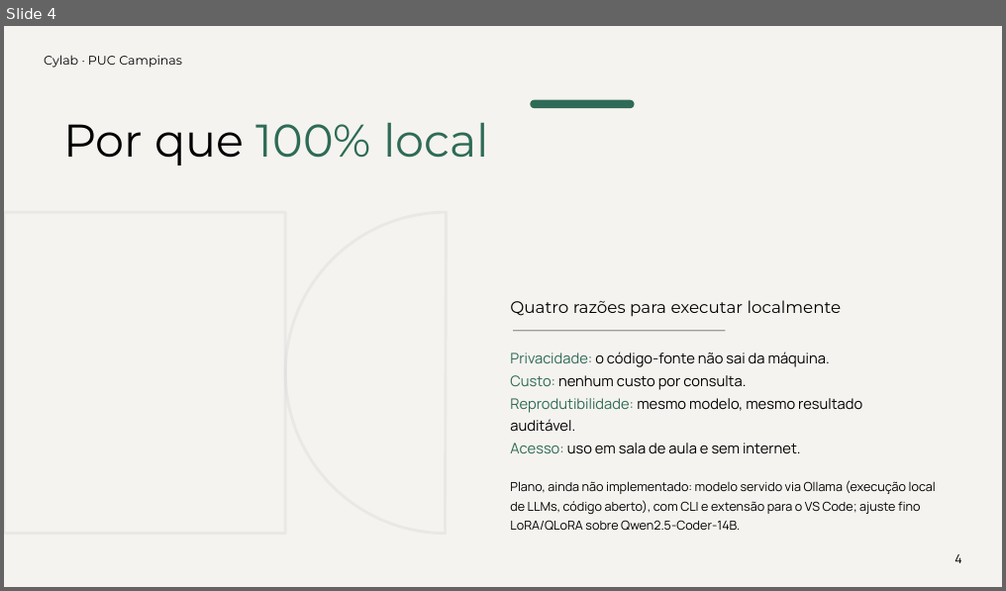
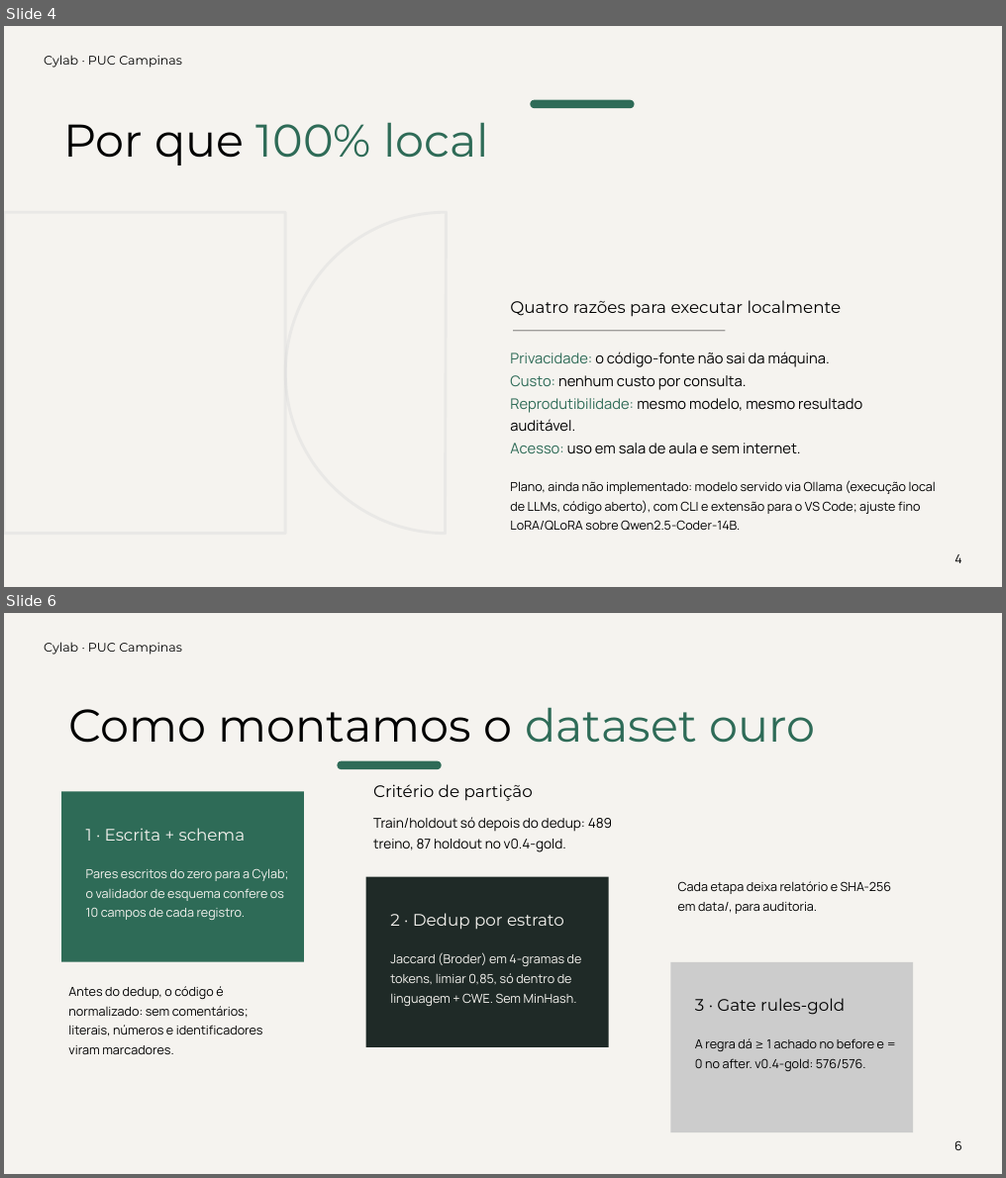
Before and after one commit to ArthurAlcausa/cylab-dataset, a slide deck: seminar/CYLAB_SEMINARIO_PUC.pptx. Shown one above the other, each under a label of ours: slide 4 before the commit, slides 4 and 6 after it; the slides between them are not shown. The pictures are 1006x591 and 1006x1178 pixels, drawn with LibreOffice and Linux fonts; fonts in the diff are those of the drawing. Boxes give left, top, right and bottom in pixels: in the first picture for what was removed or moved away, otherwise in the second. Text is boxed around its words. In the diff, an @@ line names an element or a change of style, - is before the commit and + after.

Commit message:
seminar: slides PUC v0.4-gold (576 pares, metodologia, diagrama)
Atualiza PPTX+PDF do seminário: v0.4-gold, slide de metodologia,
funil +100 realismo, arquitetura com logos sem banner FINAL.

```diff
--- a/seminar/CYLAB_SEMINARIO_PUC.pptx
+++ b/seminar/CYLAB_SEMINARIO_PUC.pptx
@@ slide 6 added at bbox=[4, 613, 1002, 1174], background #F5F3EF @@
@@ text added at bbox=[44, 642, 182, 655], 12 pt, text #000000 @@
+Cylab · PUC Campinas
@@ text added at bbox=[69, 707, 815, 743], 44 pt, text #000000 @@
+Como montamos o dataset ouro
@@ rounded rectangle added at bbox=[338, 761, 442, 769], fill #2E6B57 @@
@@ text added at bbox=[373, 784, 533, 801], 16 pt, text #000000 @@
+Critério de partição
@@ rectangle added at bbox=[61, 791, 304, 961], fill #2E6B57 @@
@@ text added at bbox=[373, 817, 612, 853], 13 pt, text #000000 @@
+Train/holdout só depois do dedup: 489 treino, 87 holdout no v0.4-gold.
@@ text added at bbox=[86, 828, 246, 841], 16 pt, text #F5F3EF @@
+1 · Escrita + schema
@@ text added at bbox=[86, 868, 289, 920], 12 pt, text #F5F3EF @@
+Pares escritos do zero para a Cylab; o validador de esquema confere os 10 campos de cada registro.
@@ rectangle added at bbox=[366, 877, 609, 1048], fill #1F2A27 @@
@@ text added at bbox=[678, 881, 891, 914], 12 pt, text #000000 @@
+Cada etapa deixa relatório e SHA-256 em data/, para auditoria.
@@ text added at bbox=[390, 913, 564, 930], 16 pt, text #F5F3EF @@
+2 · Dedup por estrato
@@ text added at bbox=[390, 953, 582, 1006], 12 pt, text #F5F3EF @@
+Jaccard (Broder) em 4-gramas de tokens, limiar 0,85, só dentro de linguagem + CWE. Sem MinHash.
@@ rectangle added at bbox=[671, 962, 914, 1134], fill #CCCCCC @@
@@ text added at bbox=[68, 986, 263, 1056], 12 pt, text #000000 @@
+Antes do dedup, o código é normalizado: sem comentários; literais, números e identificadores viram marcadores.
@@ text added at bbox=[695, 998, 845, 1015], 16 pt, text #000000 @@
+3 · Gate rules-gold
@@ text added at bbox=[695, 1039, 884, 1071], 12 pt, text #000000 @@
+A regra dá ≥ 1 achado no before e = 0 no after. v0.4-gold: 576/576.
@@ text added at bbox=[954, 1141, 962, 1151], 12 pt, text #000000 @@
+6
```
Also in this commit, not shown: 11 slides changed, 1 other file.
